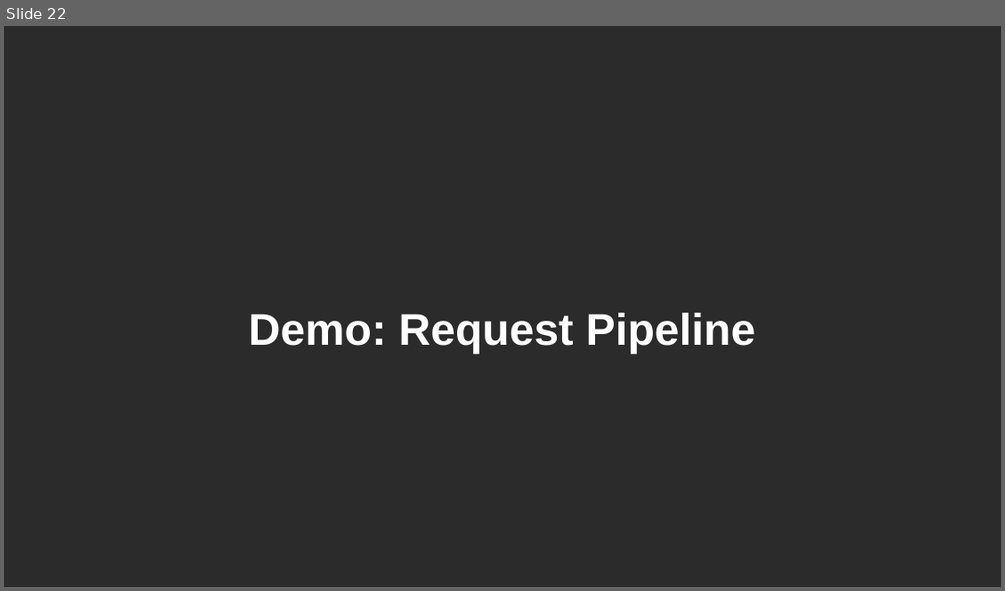
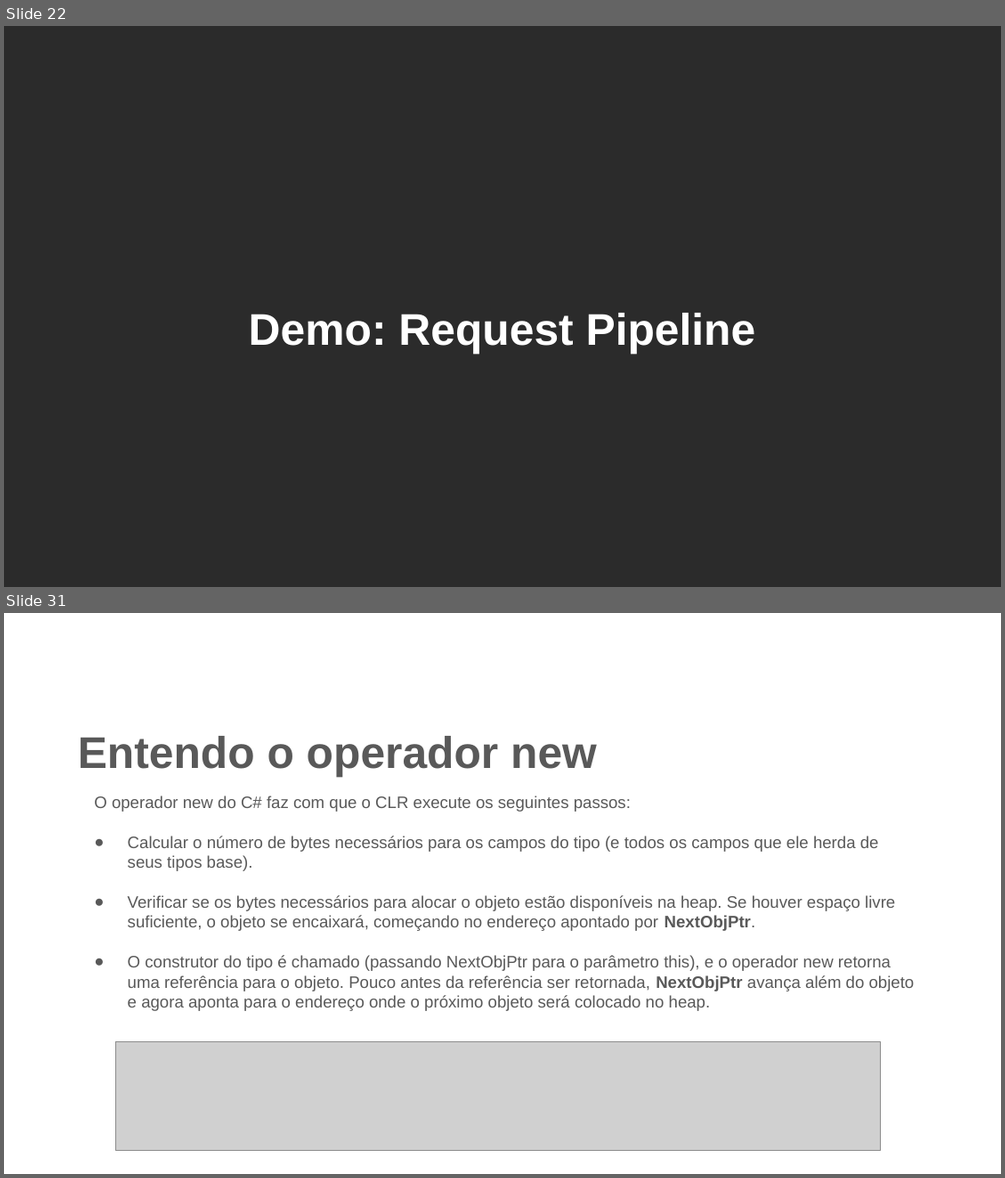
Before and after one commit to claudiogodoy99/curso-performance-dotnet, a slide deck: ppts/Fundamentos de Performance em .NET .pptx. Shown one above the other, each under a label of ours: slide 22 before the commit, slides 22 and 31 after it; the slides between them are not shown. The pictures are 1005x591 and 1005x1178 pixels, drawn with LibreOffice and Linux fonts; fonts in the diff are those of the drawing; grey boxes stand for pictures; background and template pictures are left out; a plain dark background stands for a picture behind light text. Boxes give left, top, right and bottom in pixels: in the first picture for what was removed or moved away, otherwise in the second. Text is boxed around its words. In the diff, an @@ line names an element or a change of style, - is before the commit and + after.

```diff
--- a/ppts/Fundamentos de Performance em .NET .pptx
+++ b/ppts/Fundamentos de Performance em .NET .pptx
@@ slide 31 added at [4, 613, 1001, 1174], background picture (left out) @@
@@ text added at [78, 736, 597, 778], 32 pt, text #595959, bold @@
+Entendo o operador new
@@ text added at [94, 795, 914, 1011], 12 pt, text #595959 @@
+  O operador new do C# faz com que o CLR execute os seguintes passos:
+  ● Calcular o número de bytes necessários para os campos do tipo (e todos os campos que ele herda de seus tipos base).
+  ● Verificar se os bytes necessários para alocar o objeto estão disponíveis na heap. Se houver espaço livre suficiente, o objeto se encaixará, começando no endereço apontado por NextObjPtr.
+  ● O construtor do tipo é chamado (passando NextObjPtr para o parâmetro this), e o operador new retorna uma referência para o objeto. Pouco antes da referência ser retornada, NextObjPtr avança além do objeto e agora aponta para o endereço onde o próximo objeto será colocado no heap.
@@ picture added at [115, 1042, 880, 1151] @@
```
Also in this commit, not shown: 1 slide changed, 22 other slides added, 3 other files.
